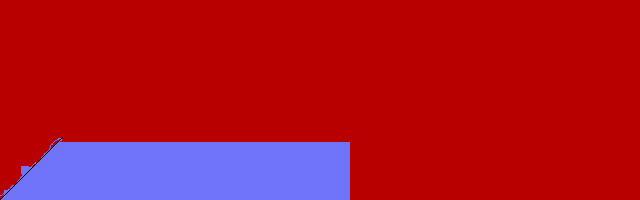
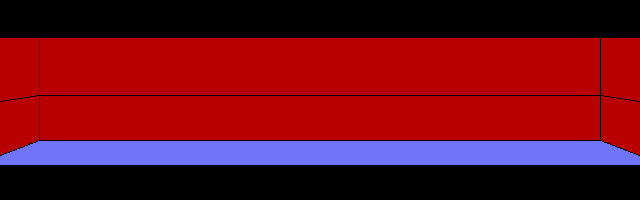
Comparing the layer stacks of the two 640 × 200 images. Changes:
renamed "Layer #1" to "taklinje", hid it, painted on it over 0, 0, 640, 200
renamed "Layer #2" to "golv", hid it, painted on it over 0, 138, 640, 200
added group "linjer #1" with 3 layers above "Layer #1" over 0, 38, 640, 156
added layer "linjer mitt" in group "linjer #1" over 39, 95, 601, 141
added layer "liner hoger" in group "linjer #1" over 600, 38, 640, 156
added layer "linjer" in group "linjer #1" over 0, 38, 40, 156
added layer "golv #1" above "vägg" over 0, 141, 640, 165
renamed "Layer" to "vägg", painted on it over 0, 0, 640, 200
showed "Background", painted on it over 0, 0, 640, 200
